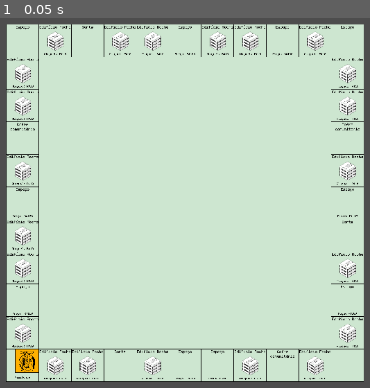
Above: before the commit, frame 1.
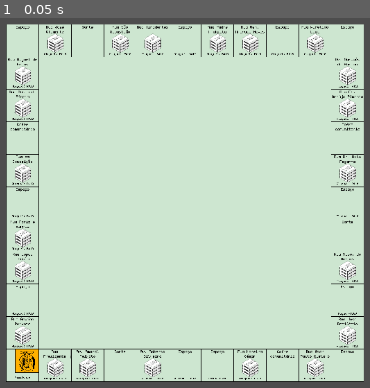
Above: after the commit, the same moment.

Repository: Disklo/MonopolyGodot
Game: Godot game, scene res://scenes/tabuleiro.tscn
Two runs of this game, one before a commit and one after it. Both use one fixed random seed, a clock stepped at 60 frames per second and the inputs below. This scene is started directly instead of the project's main scene.
Inputs:
- Up to frame 1 (0.05 s): no input

The runs differ from the first frame. In frame 1, 4.5% of the frame differs, in the area x 1-99%, y 1-98%.
Error before the commit: Invalid assignment of property or key 'text' with value of type 'String' on a base object of type 'null instance'. (res://scripts/propriedade.gd:19)

Commit message:
Adicionados os nomes das ruas

Diff:
--- a/scenes/Espacos/ferrovia.tscn
+++ b/scenes/Espacos/ferrovia.tscn
@@ -39,3 +39,15 @@
 theme_override_font_sizes/normal_font_size = 48
 text = "R$100"
 horizontal_alignment = 1
+
+[node name="AluguelLabel" type="RichTextLabel" parent="."]
+visible = false
+offset_left = 6.0
+offset_top = 296.0
+offset_right = 350.0
+offset_bottom = 351.0
+theme_override_colors/default_color = Color(0, 0, 0, 1)
+theme_override_fonts/normal_font = ExtResource("1_ss105")
+theme_override_font_sizes/normal_font_size = 48
+text = "Preço: R$1.500.000"
+horizontal_alignment = 1
--- a/scenes/Espacos/pontoPartida.tscn
+++ b/scenes/Espacos/pontoPartida.tscn
@@ -1,6 +1,7 @@
-[gd_scene load_steps=2 format=3 uid="uid://crsqpes1eksv1"]
+[gd_scene load_steps=3 format=3 uid="uid://crsqpes1eksv1"]
 
 [ext_resource type="Script" uid="uid://ky1mewrolj47" path="res://scripts/pontoPartida.gd" id="1_i5mdp"]
+[ext_resource type="FontFile" uid="uid://pm7o6r5cedaf" path="res://assets/fonts/monogram-extended.ttf" id="2_e0o72"]
 
 [node name="Partida" type="Node2D"]
 script = ExtResource("1_i5mdp")
@@ -16,3 +17,14 @@
 offset_right = 347.0
 offset_bottom = 347.0
 color = Color(0.803922, 0.901961, 0.815686, 1)
+
+[node name="NomeLabel" type="RichTextLabel" parent="."]
+offset_left = 6.0
+offset_top = 1.0
+offset_right = 350.0
+offset_bottom = 103.0
+theme_override_colors/default_color = Color(0, 0, 0, 1)
+theme_override_fonts/normal_font = ExtResource("2_e0o72")
+theme_override_font_sizes/normal_font_size = 64
+text = "Partida"
+horizontal_alignment = 1
--- a/scenes/Espacos/propriedade.tscn
+++ b/scenes/Espacos/propriedade.tscn
@@ -26,11 +26,11 @@
 offset_left = 6.0
 offset_top = 1.0
 offset_right = 350.0
-offset_bottom = 56.0
+offset_bottom = 104.0
 theme_override_colors/default_color = Color(0, 0, 0, 1)
 theme_override_fonts/normal_font = ExtResource("3_hu7pq")
 theme_override_font_sizes/normal_font_size = 64
-text = "Edifício Rocha"
+text = "Rua Ator Paulo Gustavo"
 horizontal_alignment = 1
 
 [node name="PrecoLabel" type="RichTextLabel" parent="."]
@@ -57,12 +57,12 @@
 horizontal_alignment = 1
 
 [node name="1casa" type="Sprite2D" parent="."]
-position = Vector2(179, 178)
+position = Vector2(179, 200)
 texture = ExtResource("4_axr5y")
 
 [node name="2casas" type="Sprite2D" parent="."]
 visible = false
-position = Vector2(100, 178)
+position = Vector2(100, 200)
 scale = Vector2(0.8, 0.8)
 texture = ExtResource("4_axr5y")
 
@@ -73,8 +73,8 @@
 
 [node name="3casas" type="Sprite2D" parent="."]
 visible = false
-position = Vector2(110, 135)
-scale = Vector2(0.7, 0.7)
+position = Vector2(120, 164)
+scale = Vector2(0.65, 0.65)
 texture = ExtResource("4_axr5y")
 
 [node name="Sprite2D4" type="Sprite2D" parent="3casas"]
@@ -89,8 +89,8 @@
 
 [node name="4casas" type="Sprite2D" parent="."]
 visible = false
-position = Vector2(110, 135)
-scale = Vector2(0.7, 0.7)
+position = Vector2(120, 164)
+scale = Vector2(0.65, 0.65)
 texture = ExtResource("4_axr5y")
 
 [node name="Sprite2D4" type="Sprite2D" parent="4casas"]
@@ -110,6 +110,6 @@
 
 [node name="1hotel" type="Sprite2D" parent="."]
 visible = false
-position = Vector2(181.094, 179.433)
-scale = Vector2(0.752708, 0.752709)
+position = Vector2(180, 198)
+scale = Vector2(0.69, 0.69)
 texture = ExtResource("2_6iv0k")
--- a/scenes/Espacos/servicoPublico.tscn
+++ b/scenes/Espacos/servicoPublico.tscn
@@ -39,3 +39,15 @@
 theme_override_font_sizes/normal_font_size = 48
 text = "R$100"
 horizontal_alignment = 1
+
+[node name="AluguelLabel" type="RichTextLabel" parent="."]
+visible = false
+offset_left = 6.0
+offset_top = 296.0
+offset_right = 350.0
+offset_bottom = 351.0
+theme_override_colors/default_color = Color(0, 0, 0, 1)
+theme_override_fonts/normal_font = ExtResource("1_qr27x")
+theme_override_font_sizes/normal_font_size = 48
+text = "Preço: R$1.500.000"
+horizontal_alignment = 1
--- a/scenes/tabuleiro.tscn
+++ b/scenes/tabuleiro.tscn
@@ -23,12 +23,15 @@
 
 [node name="Propriedade" parent="." instance=ExtResource("2_tvb07")]
 position = Vector2(-1916, 1217)
+nome = "Rua Gavião Peixoto"
 
 [node name="Propriedade2" parent="." instance=ExtResource("2_tvb07")]
 position = Vector2(-1916, 523)
+nome = "Rua Lopes Trovão"
 
 [node name="Propriedade3" parent="." instance=ExtResource("2_tvb07")]
 position = Vector2(-1916, 176)
+nome = "Rua Mariz e Barros"
 
 [node name="ServicoPublico" parent="." instance=ExtResource("6_4ki4h")]
 position = Vector2(-1916, 870)
@@ -38,30 +41,36 @@
 
 [node name="Propriedade4" parent="." instance=ExtResource("2_tvb07")]
 position = Vector2(-1916, -518)
+nome = "Rua da Conceição"
 
 [node name="CofreComunitario" parent="." instance=ExtResource("8_i6856")]
 position = Vector2(-1916, -865)
 
 [node name="Propriedade5" parent="." instance=ExtResource("2_tvb07")]
 position = Vector2(-1916, -1212)
+nome = "Rua Passo da Pátria"
 
 [node name="Propriedade6" parent="." instance=ExtResource("2_tvb07")]
 position = Vector2(-1916, -1559)
+nome = "Rua Miguel de Frias"
 
 [node name="Estacionamento" parent="." instance=ExtResource("9_a5pju")]
 position = Vector2(-1916, -1906)
 
 [node name="Propriedade7" parent="." instance=ExtResource("2_tvb07")]
 position = Vector2(-1569, 1564)
+nome = "Rua Presidente Pedreira"
 
 [node name="Propriedade8" parent="." instance=ExtResource("2_tvb07")]
 position = Vector2(-1222, 1564)
+nome = "Av. Amaral Peixoto"
 
 [node name="Sorte" parent="." instance=ExtResource("9_nput3")]
 position = Vector2(-875, 1564)
 
 [node name="Propriedade9" parent="." instance=ExtResource("2_tvb07")]
 position = Vector2(-528, 1564)
+nome = "Av. Roberto Silveira"
 
 [node name="Ferrovia2" parent="." instance=ExtResource("7_qg4j7")]
 position = Vector2(-181, 1564)
@@ -71,24 +80,28 @@
 
 [node name="Propriedade10" parent="." instance=ExtResource("2_tvb07")]
 position = Vector2(513, 1564)
+nome = "Rua Moreira César"
 
 [node name="CofreComunitario2" parent="." instance=ExtResource("8_i6856")]
 position = Vector2(860, 1564)
 
 [node name="Propriedade11" parent="." instance=ExtResource("2_tvb07")]
 position = Vector2(1207, 1564)
+nome = "Rua Ator Paulo Gustavo"
 
 [node name="Partida" parent="." instance=ExtResource("11_8jx8b")]
 position = Vector2(1554, 1564)
 
 [node name="Propriedade12" parent="." instance=ExtResource("2_tvb07")]
 position = Vector2(1554, 1217)
+nome = "Rua José Bonifácio"
 
 [node name="Imposto2" parent="." instance=ExtResource("5_qqvnr")]
 position = Vector2(1554, 870)
 
 [node name="Propriedade13" parent="." instance=ExtResource("2_tvb07")]
 position = Vector2(1554, 523)
+nome = "Rua Visc. de Morais"
 
 [node name="Sorte2" parent="." instance=ExtResource("9_nput3")]
 position = Vector2(1554, 176)
@@ -98,45 +111,54 @@
 
 [node name="Propriedade14" parent="." instance=ExtResource("2_tvb07")]
 position = Vector2(1554, -518)
+nome = "Rua Dr. Nilo Peçanha"
 
 [node name="CofreComunitario3" parent="." instance=ExtResource("8_i6856")]
 position = Vector2(1554, -865)
 
 [node name="Propriedade15" parent="." instance=ExtResource("2_tvb07")]
 position = Vector2(1554, -1212)
+nome = "Rua Dr. Araújo Pimenta"
 
 [node name="Propriedade16" parent="." instance=ExtResource("2_tvb07")]
 position = Vector2(1554, -1559)
+nome = "Av. Marquês do Paraná"
 
 [node name="EnviaPrisao" parent="." instance=ExtResource("12_kkw4d")]
 position = Vector2(1554, -1906)
 
 [node name="Propriedade17" parent="." instance=ExtResource("2_tvb07")]
 position = Vector2(1207, -1906)
+nome = "Rua Aurelino Leal"
 
 [node name="ServicoPublico2" parent="." instance=ExtResource("6_4ki4h")]
 position = Vector2(860, -1906)
 
 [node name="Propriedade18" parent="." instance=ExtResource("2_tvb07")]
 position = Vector2(166, -1906)
+nome = "Rua Padre Anchieta"
 
 [node name="Propriedade19" parent="." instance=ExtResource("2_tvb07")]
 position = Vector2(513, -1906)
+nome = "Rua Gen. Andrade Neves"
 
 [node name="Ferrovia4" parent="." instance=ExtResource("7_qg4j7")]
 position = Vector2(-181, -1906)
 
 [node name="Propriedade20" parent="." instance=ExtResource("2_tvb07")]
 position = Vector2(-875, -1906)
+nome = "Rua São Sebastião"
 
 [node name="Propriedade21" parent="." instance=ExtResource("2_tvb07")]
 position = Vector2(-528, -1906)
+nome = "Rua Tiradentes"
 
 [node name="Sorte3" parent="." instance=ExtResource("9_nput3")]
 position = Vector2(-1222, -1906)
 
 [node name="Propriedade22" parent="." instance=ExtResource("2_tvb07")]
 position = Vector2(-1569, -1906)
+nome = "Rua José Clemente"
 
 [node name="CorEspaco" type="ColorRect" parent="."]
 offset_left = -1564.0
--- a/scripts/propriedade.gd
+++ b/scripts/propriedade.gd
@@ -59,7 +59,7 @@
 		print("%s comprou %s" % [jogador.nome, nome])
 		jogador.pagar(preco)
 		dono = jogador
-		jogador.comprar_propriedade(self)
+		# jogador.comprar_propriedade(self)
 	else:
 		print("%s não tem dinheiro para comprar %s" % [jogador.nome, nome])
 
